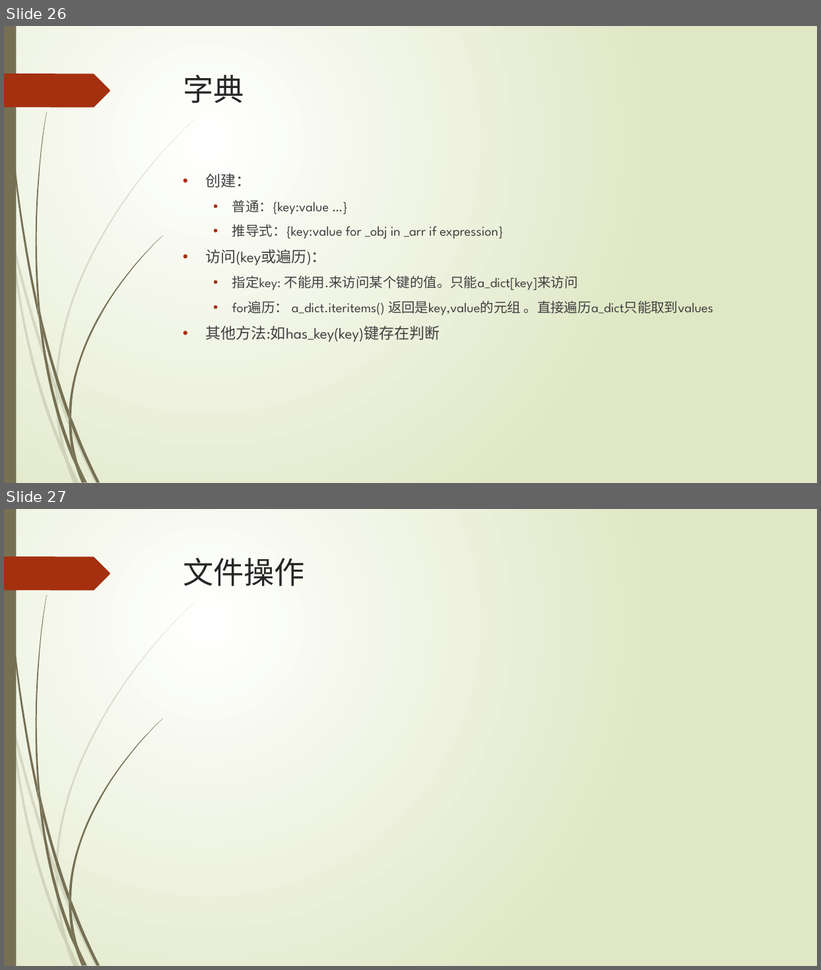
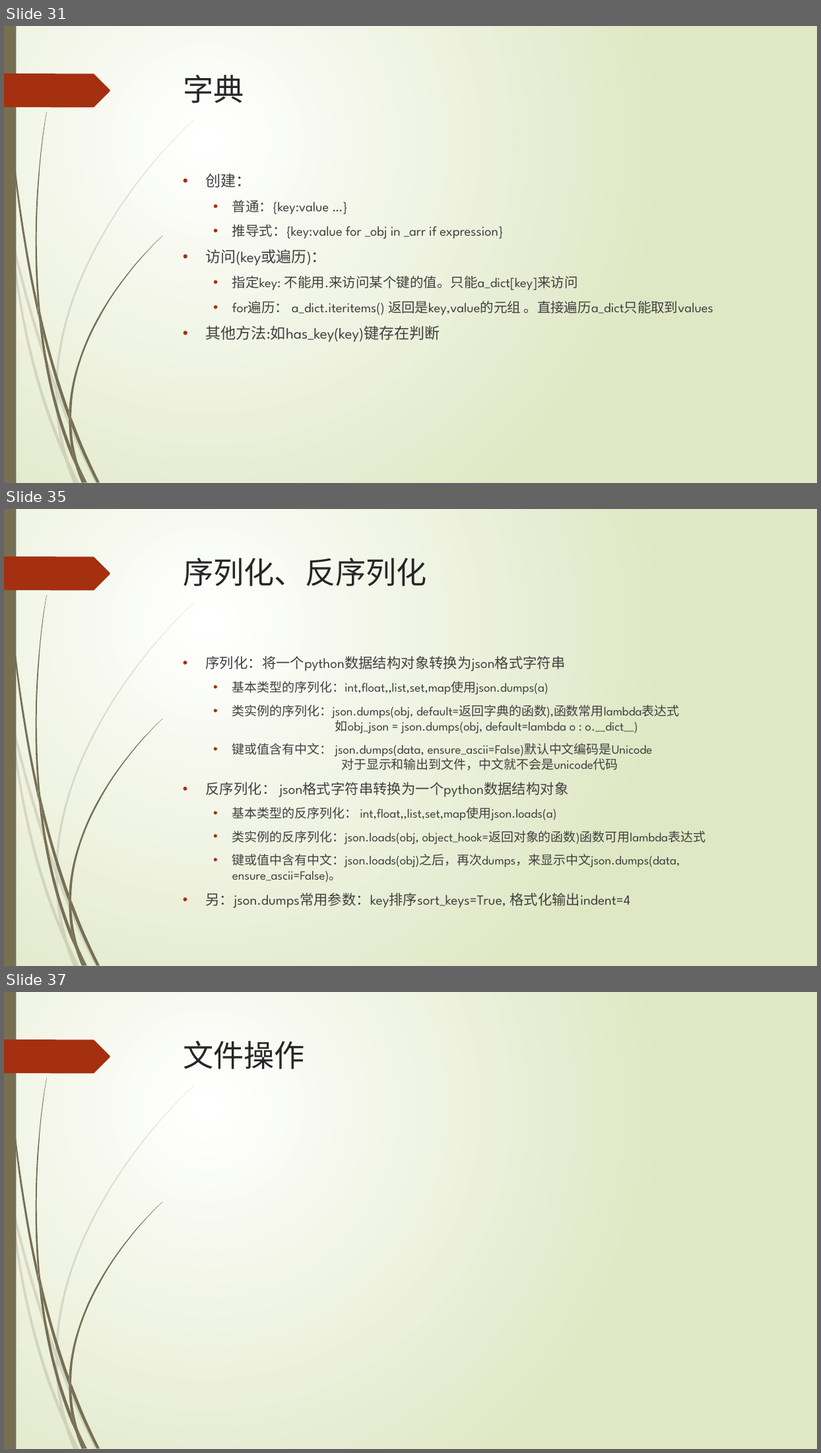
Before and after one commit to lspgithublxh/document, a slide deck: 编程语言/python/Python基础入门知识分享.pptx. Shown one above the other, each under a label of ours: slides 26 and 27 before the commit, slides 31, 35 and 37 after it; the slides between them are not shown. The pictures are 821x970 and 821x1453 pixels, drawn with LibreOffice and Linux fonts; fonts in the diff are those of the drawing. Boxes give left, top, right and bottom in pixels: in the first picture for what was removed or moved away, otherwise in the second. Text is boxed around its words. In the diff, an @@ line names an element or a change of style, - is before the commit and + after.

```diff
--- a/编程语言/python/Python基础入门知识分享.pptx
+++ b/编程语言/python/Python基础入门知识分享.pptx
@@ slide 35 added at [4, 509, 817, 966], background gradient #FFFFFF to #DFE8C4; not listed: 24 template elements that a slide beside it also shows @@
@@ title added at [183, 558, 427, 586], 36 pt, text #262626 @@
+序列化、反序列化
@@ text added at [206, 656, 706, 908], 14.8 pt, text #404040 @@
+• 序列化：将一个python数据结构对象转换为json格式字符串
+  • 基本类型的序列化：int,float,,list,set,map使用json.dumps(a)
+  • 类实例的序列化：json.dumps(obj, default=返回字典的函数),函数常用lambda表达式
+    如obj_json = json.dumps(obj, default=lambda o : o.__dict__)
+  • 键或值含有中文： json.dumps(data, ensure_ascii=False)默认中文编码是Unicode
+    对于显示和输出到文件，中文就不会是unicode代码
+• 反序列化： json格式字符串转换为一个python数据结构对象
+  • 基本类型的反序列化： int,float,,list,set,map使用json.loads(a)
+  • 类实例的反序列化：json.loads(obj, object_hook=返回对象的函数)函数可用lambda表达式
+  • 键或值中含有中文：json.loads(obj)之后，再次dumps，来显示中文json.dumps(data, ensure_ascii=False)。
+• 另：json.dumps常用参数：key排序sort_keys=True, 格式化输出indent=4
@@ what was slide 26 is now slide 31 @@
@@ what was slide 27 is now slide 37 @@
```
Also in this commit, not shown: 3 slides changed, 10 other slides added, 6 other files.
